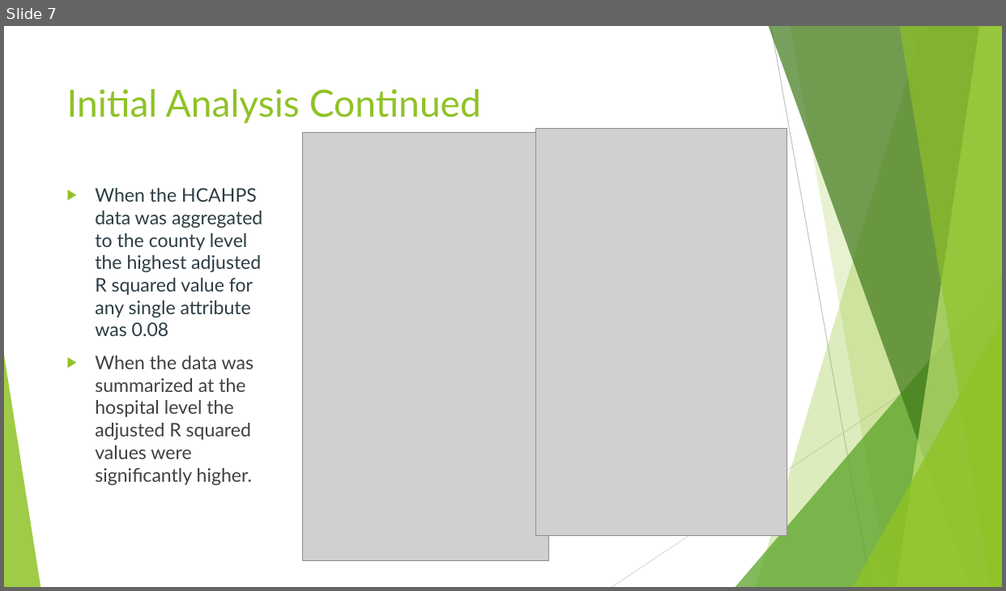
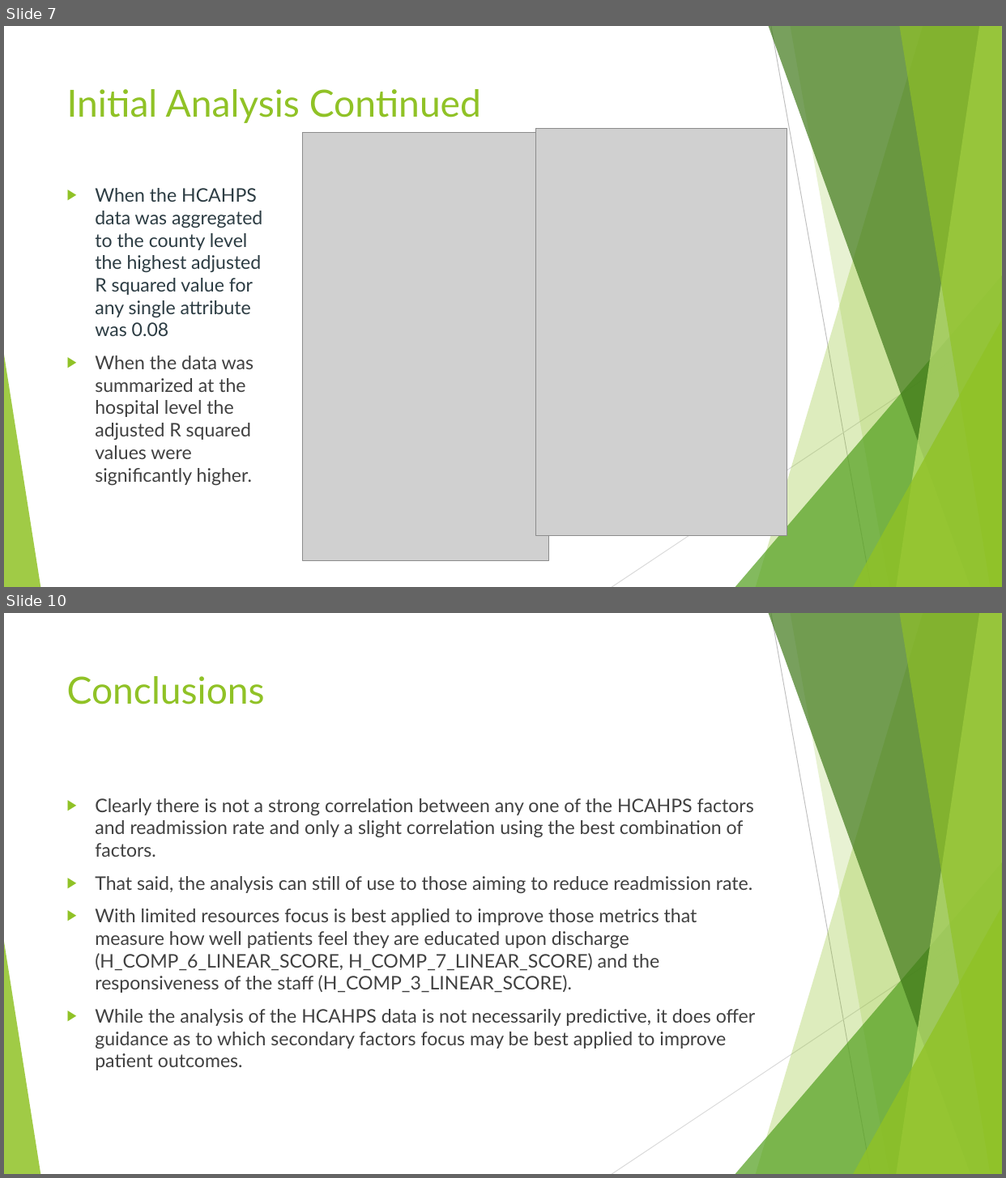
Before and after one commit to tbharvey/capstone_project, a slide deck: Capstone_Project.pptx. Shown one above the other, each under a label of ours: slide 7 before the commit, slides 7 and 10 after it; the slides between them are not shown. The pictures are 1006x591 and 1006x1178 pixels, drawn with LibreOffice and Linux fonts; fonts in the diff are those of the drawing; grey boxes stand for pictures. Boxes give left, top, right and bottom in pixels: in the first picture for what was removed or moved away, otherwise in the second. Text is boxed around its words. In the diff, an @@ line names an element or a change of style, - is before the commit and + after.

```diff
--- a/Capstone_Project.pptx
+++ b/Capstone_Project.pptx
@@ slide 10 added at (x1=4, y1=613, x2=1002, y2=1174), background #FFFFFF; not listed: 10 template elements that a slide beside it also shows @@
@@ title added at (x1=67, y1=676, x2=265, y2=705), 36 pt, text #90C226 @@
+Conclusions
@@ text added at (x1=95, y1=798, x2=755, y2=1071), 18 pt, text #404040 @@
+▶ Clearly there is not a strong correlation between any one of the HCAHPS factors and readmission rate and only a slight correlation using the best combination of factors.
+▶ That said, the analysis can still of use to those aiming to reduce readmission rate.
+▶ With limited resources focus is best applied to improve those metrics that measure how well patients feel they are educated upon discharge (H_COMP_6_LINEAR_SCORE, H_COMP_7_LINEAR_SCORE) and the responsiveness of the staff (H_COMP_3_LINEAR_SCORE).
+▶ While the analysis of the HCAHPS data is not necessarily predictive, it does offer guidance as to which secondary factors focus may be best applied to improve patient outcomes.
```
Also in this commit, not shown: 2 other slides added, 1 slide removed, 1 other file.
